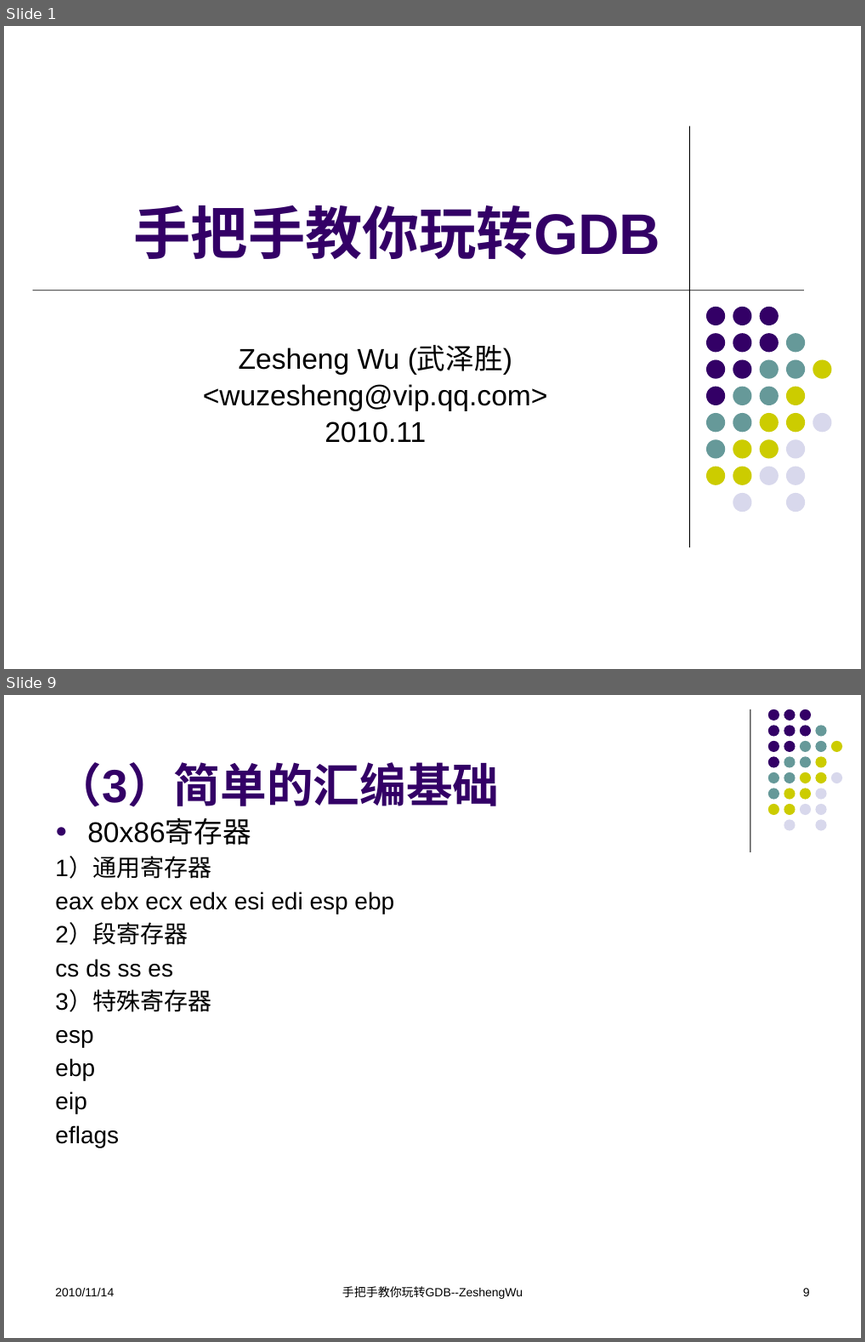
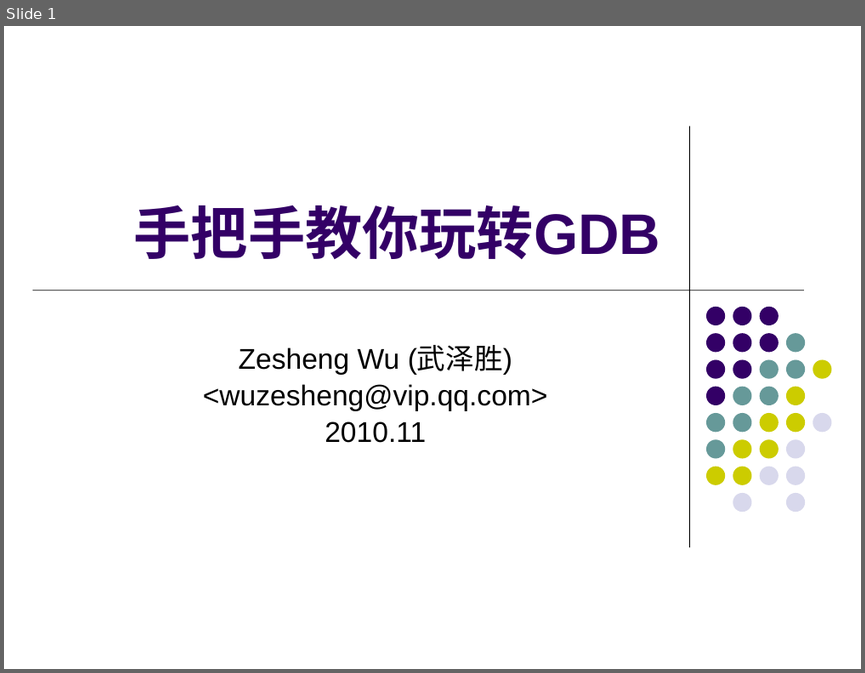
Before and after one commit to KublaikhanGeek/reactor, a slide deck: docs/手把手教你玩转GDB/手把手教你玩转GDB.pptx. Shown one above the other, each under a label of ours: slides 1 and 9 before the commit, slide 1 after it; the slides between them are not shown. The pictures are 865x1342 and 865x673 pixels, drawn with LibreOffice and Linux fonts; fonts in the diff are those of the drawing. Boxes give left, top, right and bottom in pixels: in the first picture for what was removed or moved away, otherwise in the second. Text is boxed around its words. In the diff, an @@ line names an element or a change of style, - is before the commit and + after.

```diff
--- a/docs/手把手教你玩转GDB/手把手教你玩转GDB.pptx
+++ b/docs/手把手教你玩转GDB/手把手教你玩转GDB.pptx
@@ slide 9 removed at box(4, 695, 861, 1338), background #FFFFFF @@
@@ line removed from (750, 709) to (750, 851) @@
@@ title removed at box(55, 762, 499, 807) @@
-（3）简单的汇编基础
@@ text removed at box(55, 819, 394, 1147) @@
-● 80x86寄存器
-1）通用寄存器
-eax ebx ecx edx esi edi esp ebp
-2）段寄存器
-cs ds ss es
-3）特殊寄存器
-esp
-ebp
-eip
-eflags
@@ group removed at box(768, 709, 842, 830): 31 ellipses @@
@@ text removed at box(55, 1287, 114, 1296) @@
-2010/11/14
@@ text removed at box(342, 1286, 522, 1299) @@
-手把手教你玩转GDB--ZeshengWu
@@ page number removed at box(803, 1287, 810, 1296) @@
-9
```
Also in this commit, not shown: 52 slides changed, 2 slides added, 1 other slide removed, 1 other file.
